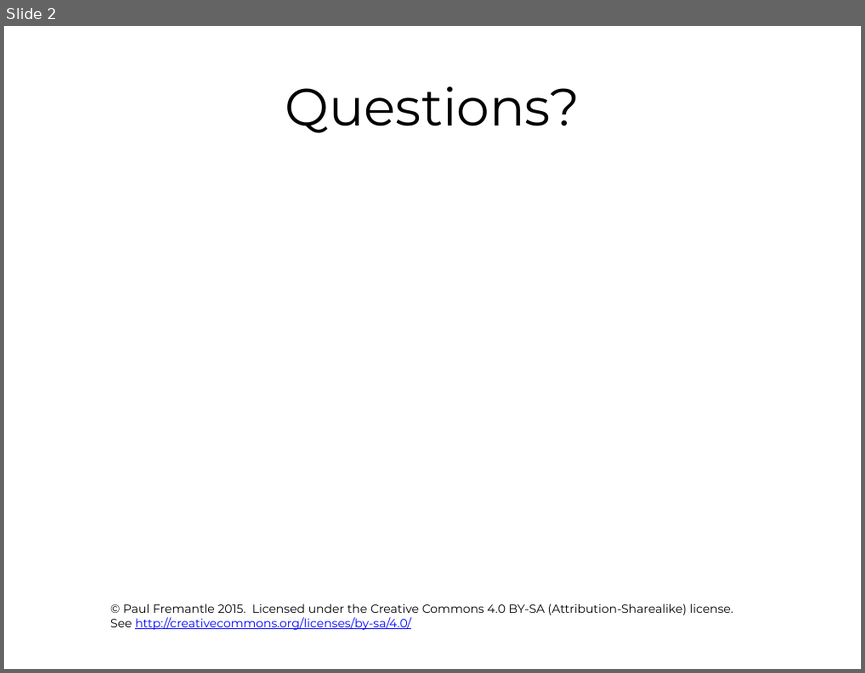
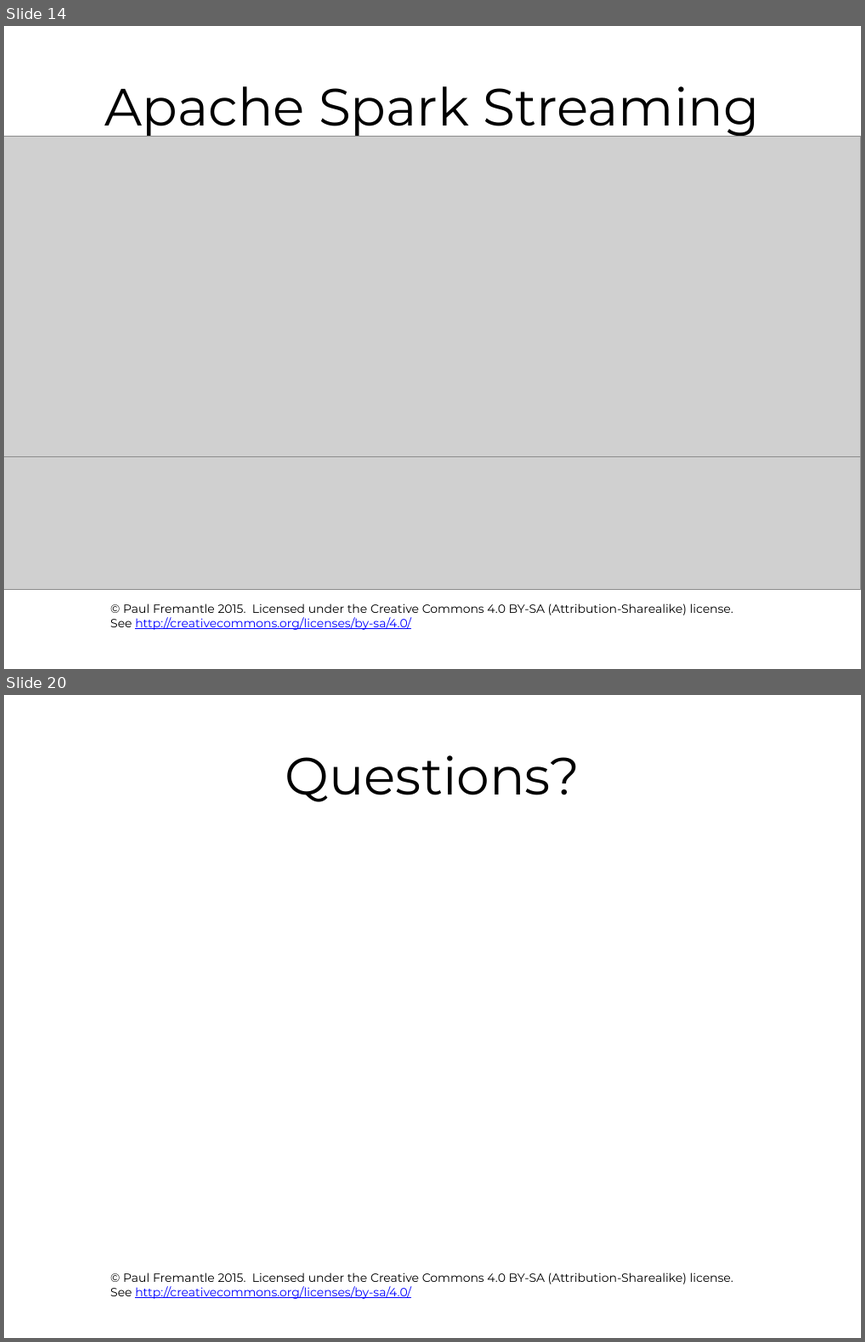
Before and after one commit to pzfreo/ox-clo, a slide deck: pres-source/11-realtime-bigdata.pptx. Shown one above the other, each under a label of ours: slide 2 before the commit, slides 14 and 20 after it; the slides between them are not shown. The pictures are 865x673 and 865x1342 pixels, drawn with LibreOffice and Linux fonts; fonts in the diff are those of the drawing; grey boxes stand for pictures; background and template pictures are left out. Boxes give left, top, right and bottom in pixels: in the first picture for what was removed or moved away, otherwise in the second. Text is boxed around its words. In the diff, an @@ line names an element or a change of style, - is before the commit and + after.

```diff
--- a/pres-source/11-realtime-bigdata.pptx
+++ b/pres-source/11-realtime-bigdata.pptx
@@ slide 14 added at [4,26,861,669], background #FFFFFF; not listed: 1 template element that a slide beside it also shows @@
@@ title added at [105,86,759,139], 44 pt, text #000000 @@
+Apache Spark Streaming
@@ picture added at [4,136,861,457] @@
@@ picture added at [4,398,861,590] @@
@@ what was slide 2 is now slide 20 @@
```
Also in this commit, not shown: 17 other slides added.
